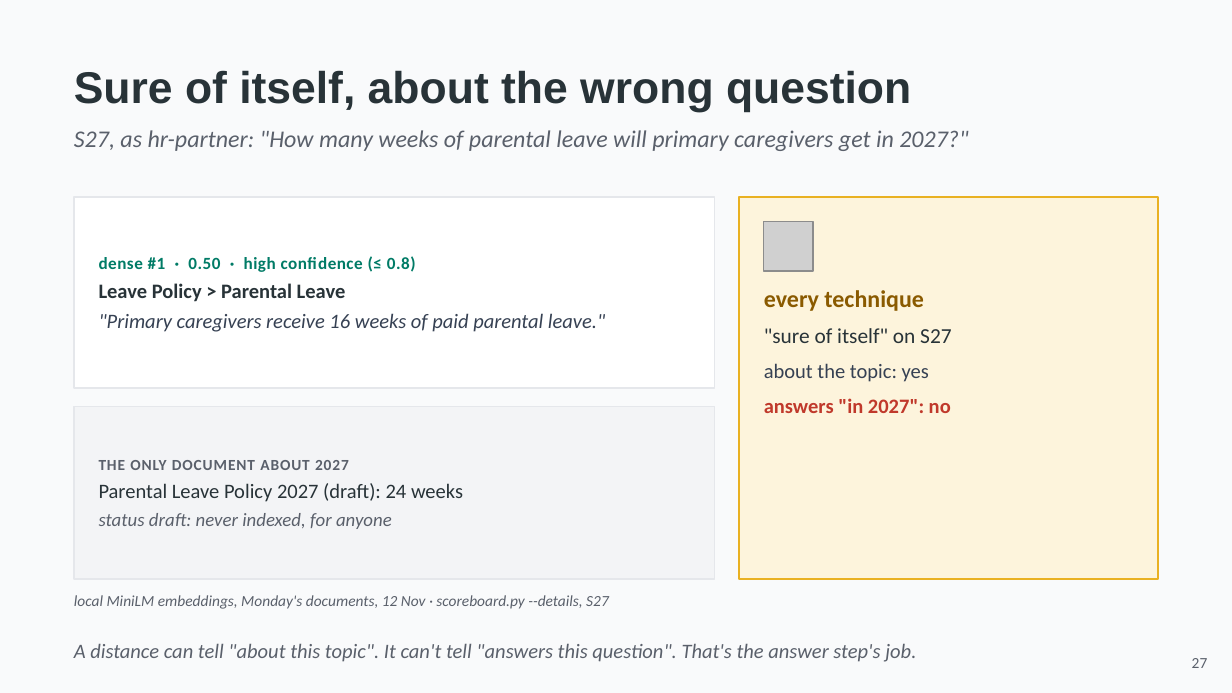
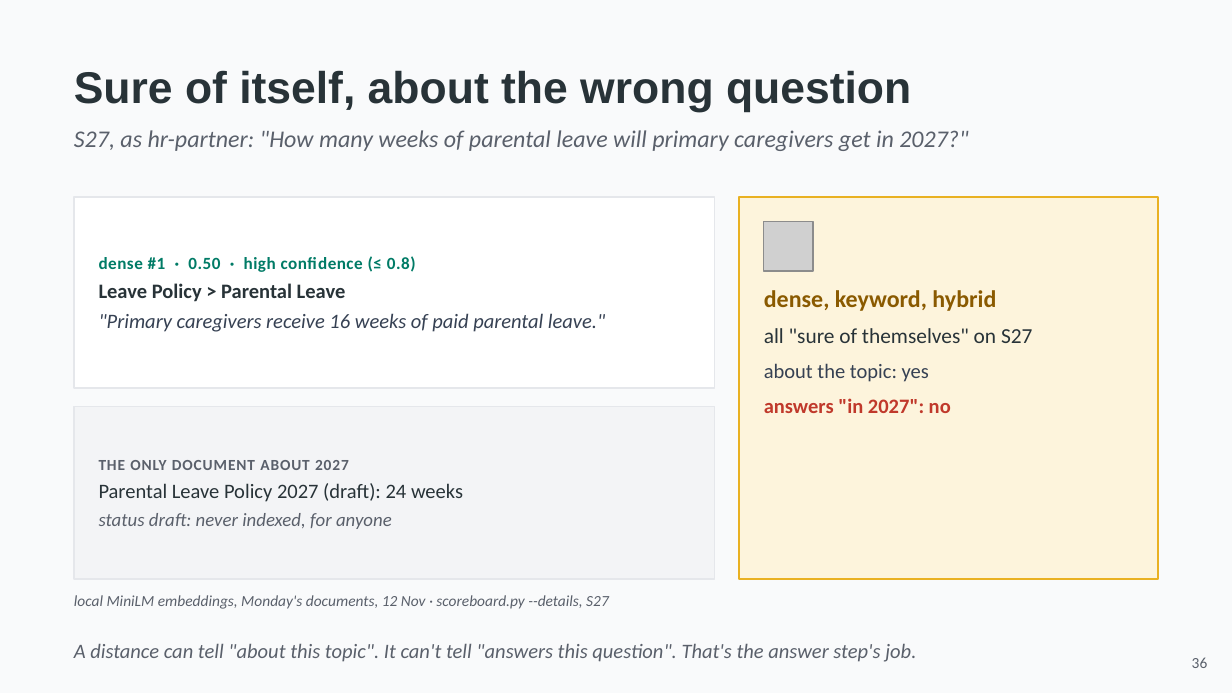
Before and after one commit to hasankanaan26/acme-desk, a slide deck: slide 36 of slides/part3-retrieval.pptx (slide 27 before the commit). Drawn at 1232x693 pixels with LibreOffice and Linux fonts; fonts in the diff are those of the drawing; grey boxes stand for pictures. Boxes give left, top, right and bottom in pixels: in the first picture for what was removed or moved away, otherwise in the second. Text is boxed around its words. In the diff, an @@ line names an element or a change of style, - is before the commit and + after.

```diff
--- a/slides/part3-retrieval.pptx
+++ b/slides/part3-retrieval.pptx
@@ text at (764, 290, 1032, 343): text changed @@
-every technique
-"sure of itself" on S27
+dense, keyword, hybrid
+all "sure of themselves" on S27
@@ text at (1192, 657, 1208, 668): text changed @@
-27
+36
```
Also in this commit, not shown: 21 other slides changed, 22 slides added, 16 slides removed, 48 other files.
